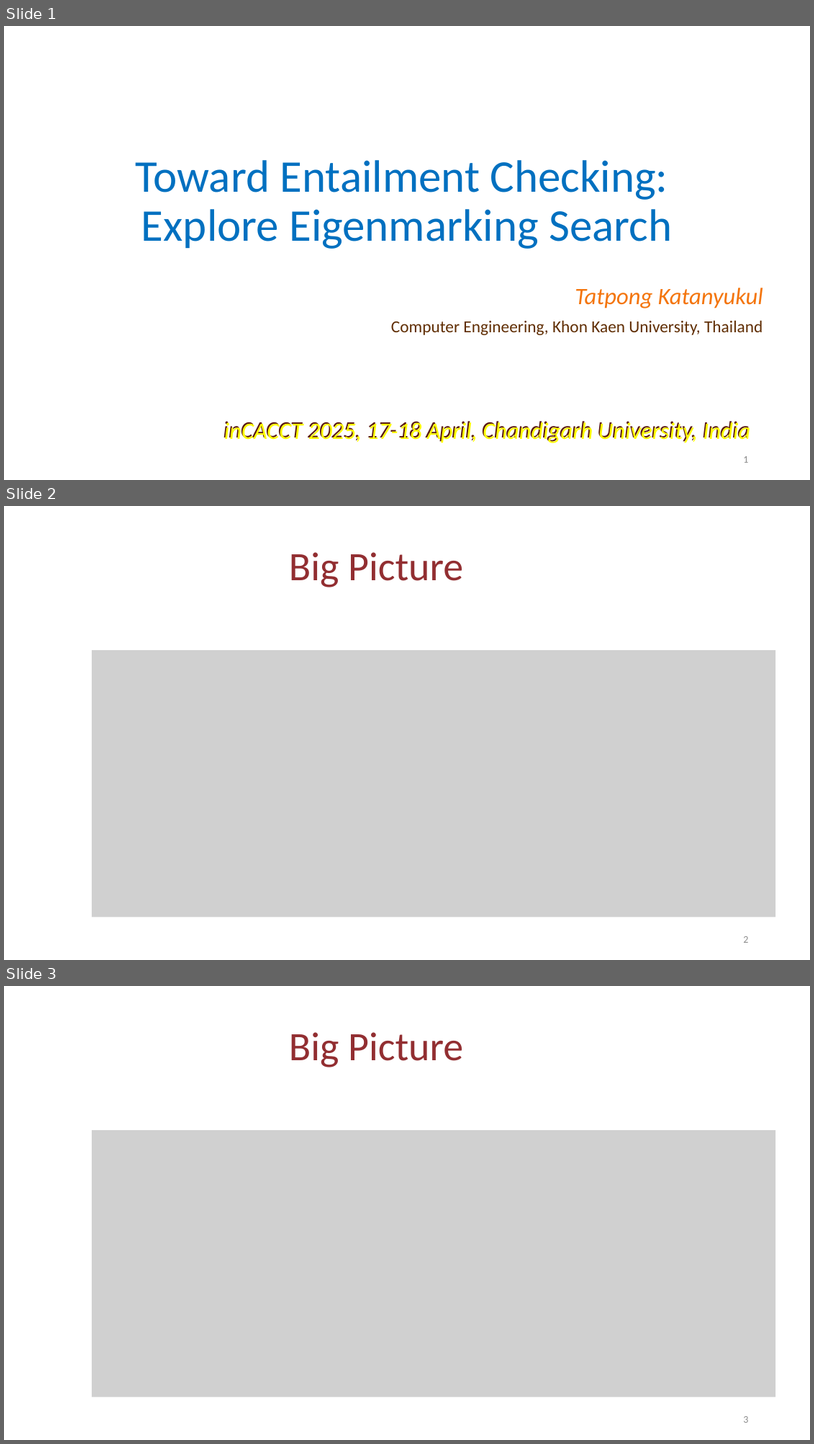
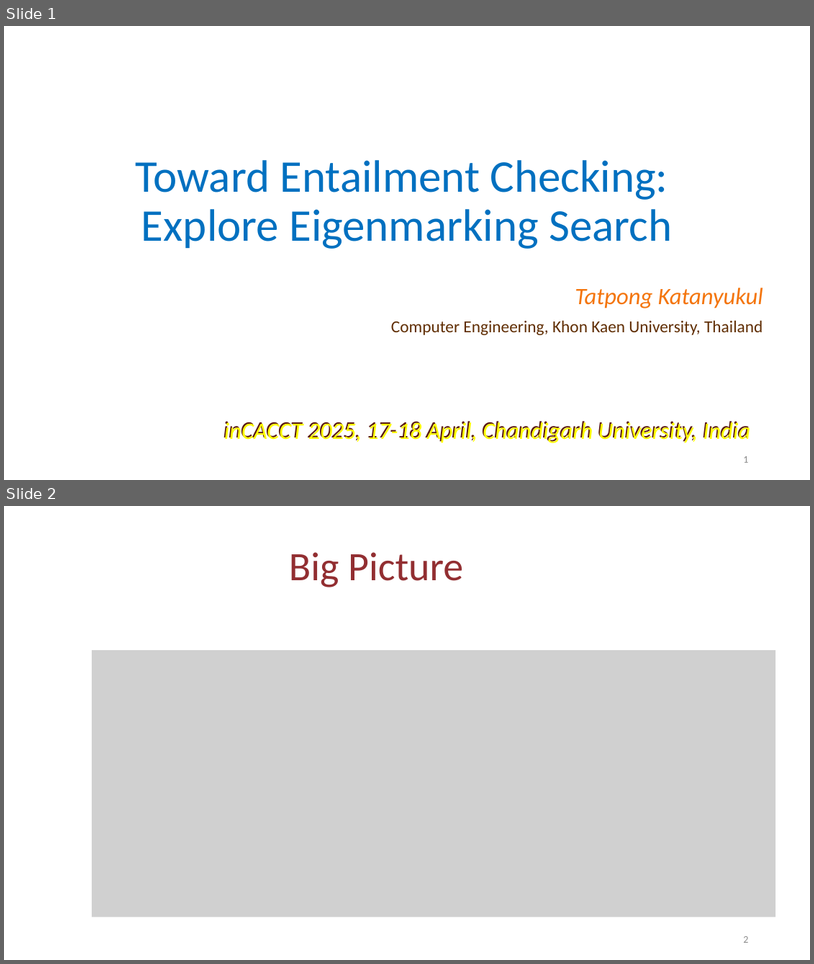
Before and after one commit to tatpongkatanyukul/Publication, a slide deck: QEigenMarking/EigenmarkingV4_8min.pptx. Shown one above the other, each under a label of ours: slides 1, 2 and 3 before the commit, slides 1 and 2 after it. The pictures are 814x1444 and 814x964 pixels, drawn with LibreOffice and Linux fonts; fonts in the diff are those of the drawing; grey boxes stand for pictures; background and template pictures are left out. Boxes give left, top, right and bottom in pixels: in the first picture for what was removed or moved away, otherwise in the second. Text is boxed around its words. In the diff, an @@ line names an element or a change of style, - is before the commit and + after.

```diff
--- a/QEigenMarking/EigenmarkingV4_8min.pptx
+++ b/QEigenMarking/EigenmarkingV4_8min.pptx
@@ slide 2 removed at (4, 506, 810, 960), background #FFFFFF at 31% opacity @@
@@ text removed at (289, 552, 463, 587) @@
-Big Picture
@@ picture removed at (92, 650, 776, 917) @@
@@ page number removed at (743, 936, 748, 942) @@
-2
@@ what was slide 3 is now slide 2 @@
```
Also in this commit, not shown: 2 slides changed, 1 other file.
